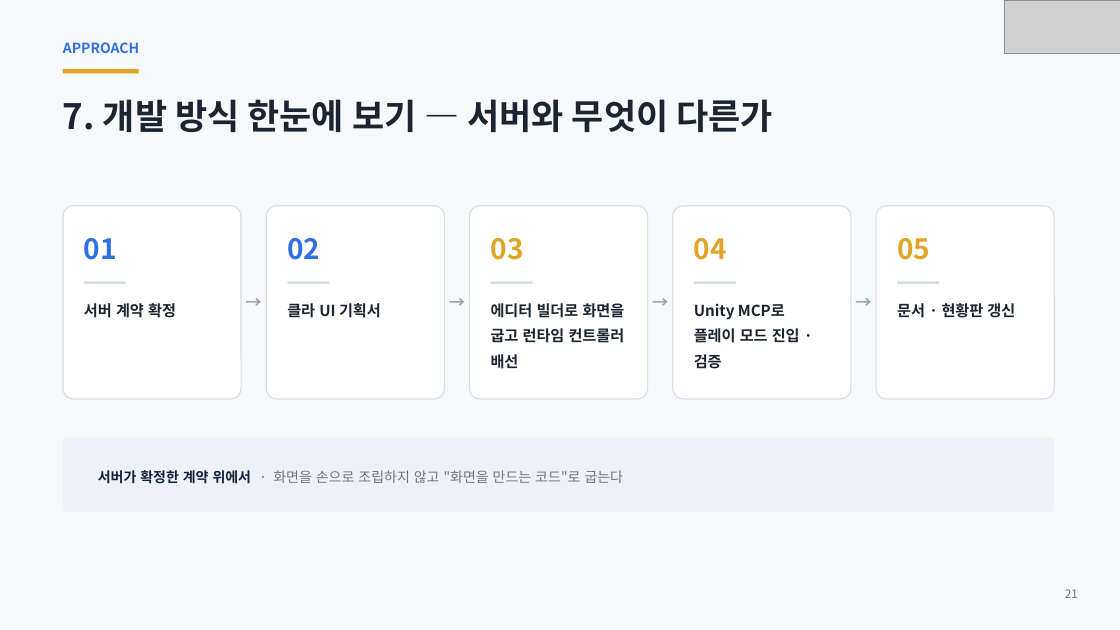
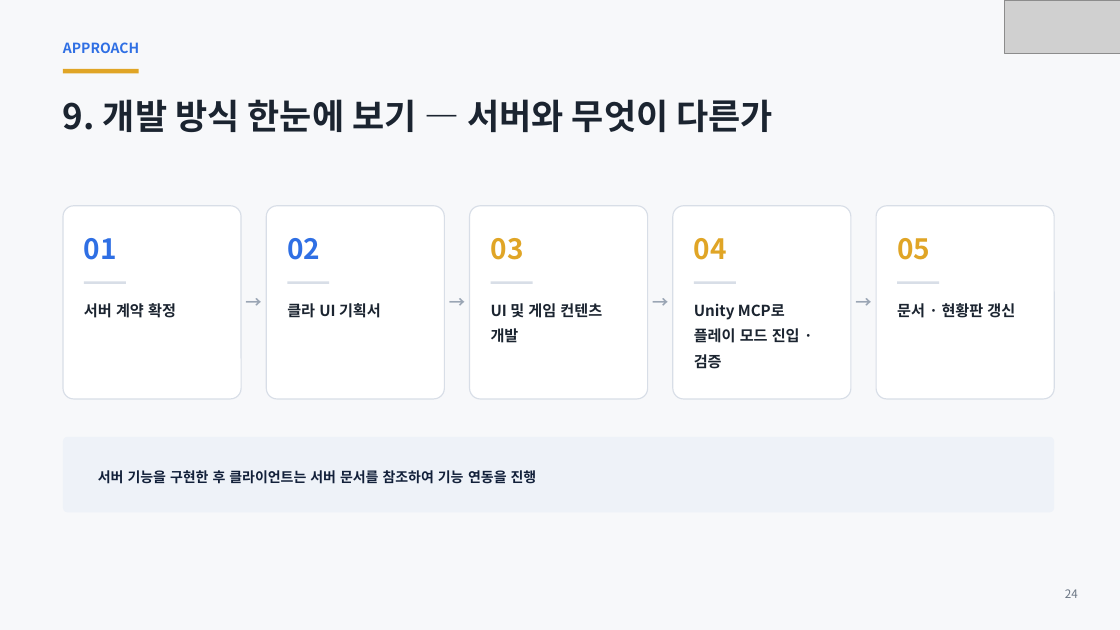
Before and after one commit to ks-wook/com2us-taskbar-hero, a slide deck: slide 23 of docs/com2us-taskbar-hero-발표자료.pptx (slide 21 before the commit). Drawn at 1120x630 pixels with LibreOffice and Linux fonts; fonts in the diff are those of the drawing; grey boxes stand for pictures. Boxes give left, top, right and bottom in pixels: in the first picture for what was removed or moved away, otherwise in the second. Text is boxed around its words. In the diff, an @@ line names an element or a change of style, - is before the commit and + after.

```diff
--- a/docs/com2us-taskbar-hero-발표자료.pptx
+++ b/docs/com2us-taskbar-hero-발표자료.pptx
@@ text at [63, 99, 773, 132]: text changed @@
-7. 개발 방식 한눈에 보기 — 서버와 무엇이 다른가
+9. 개발 방식 한눈에 보기 — 서버와 무엇이 다른가
@@ text at [491, 303, 602, 343]: text changed @@
-에디터 빌더로 화면을 굽고 런타임 컨트롤러 배선
+UI 및 게임 컨텐츠 개발
@@ text in rounded rectangle at [98, 470, 537, 484]: text changed; text colour #6B7684 to #12203A; bold on @@
-서버가 확정한 계약 위에서 · 화면을 손으로 조립하지 않고 "화면을 만드는 코드"로 굽는다
+서버 기능을 구현한 후 클라이언트는 서버 문서를 참조하여 기능 연동을 진행
@@ text at [1065, 589, 1078, 598]: text changed @@
-21
+24
```
Also in this commit, not shown: 21 other slides changed, 6 slides added, 6 slides removed.
